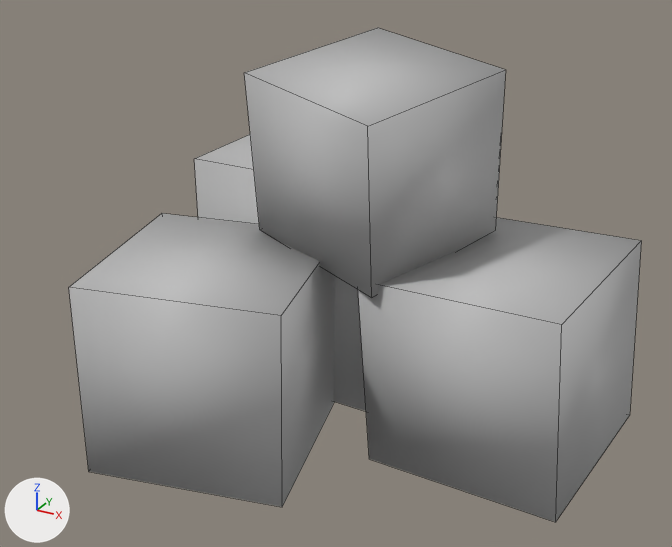
A saved change to the FBX model Assets/3D/staticMeshes/Enviroment/SM_WBT_courtBoxes_low.fbx.
Camera for both pictures: a camera (50 mm lens) standing at (5.17, -4.52, 4.49) and looking at (1.7, 1.8, 1.33). The axes (+X, +Y, +Z) are drawn at lower left. The lights are the same throughout. The first picture is the older version. Mesh edges are drawn as thin lines.

In view in the first picture: 'SM_WBT_courtBoxes_low'.
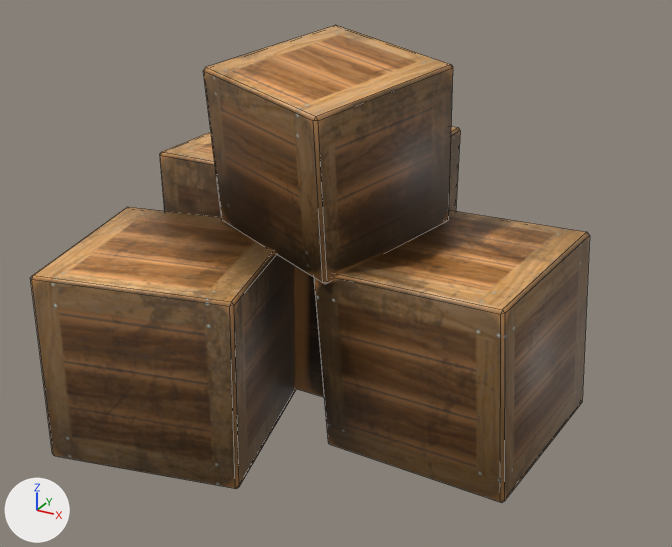
What differs and where, as boxes (x1, y1, x2, y2) in the pictures (672 x 547 px):
'SM_WBT_courtBoxes_low', reshaped, turned, rescaled, recoloured
    before: (69, 28, 641, 522)
    after: (31, 25, 590, 502)
part 1 of me_sm_wbt_courtboxes_low, deleted
    before: (358, 218, 641, 522)
part 2 of me_sm_wbt_courtboxes_low, deleted
    before: (194, 134, 366, 411)
part 3 of me_sm_wbt_courtboxes_low, deleted
    before: (244, 28, 506, 298)
part 4 of me_sm_wbt_courtboxes_low, reshaped
    before: (69, 213, 335, 507)
    after: (31, 25, 590, 502)

The change, as a list of edits to the scene's bpy script:
```text
Add img_m_wbt_boxes_basecolor_png:
    img_m_wbt_boxes_basecolor_png = load_image('M_WBT_Boxes_BaseColor.png', 'Materials/Textures/M_WBT_Boxes_BaseColor.png', 2048, 2048, 'sRGB')
Add mat_boxes:
    mat_boxes = principled_material('Boxes')
    mat_boxes.texture = img_m_wbt_boxes_basecolor_png
Change me_sm_wbt_courtboxes_low:
    used by ob_sm_wbt_courtboxes_low; location = (0.0, 0.0, 0.0); rotation_euler = (1.571, 0.0, 0.0), in degrees (90, 0, 0); scale = (0.01, 0.01, 0.01)
    remove me_sm_wbt_courtboxes_low.from_pydata(...)  # 32 vertices, 24 faces; spans x 0.0..407.0, y -6.0..322.0, z -399.0..0.0
    remove me_sm_wbt_courtboxes_low.materials.append(mat_m_wbt_courtboxes)  # grey #bcbcbc
    add me_sm_wbt_courtboxes_low.from_pydata(...)  # 96 vertices, 104 faces; spans x 0.0..4.0, y 0.0..4.0, z 0.0..3.0
    me_sm_wbt_courtboxes_low part 1: the loose piece of 8 vertices spanning x 218.0..407.0, y -6.0..174.0, z -295.0..-109.0 is deleted
    me_sm_wbt_courtboxes_low part 2: the loose piece of 8 vertices spanning x 21.0..234.0, y 0.0..213.0, z -399.0..-184.0 is deleted
    me_sm_wbt_courtboxes_low part 3: the loose piece of 8 vertices spanning x 103.0..290.0, y 150.0..322.0, z -297.0..-95.0 is deleted
    me_sm_wbt_courtboxes_low part 4
    8 vertices are removed from x 0.0..203.0, y -4.0..164.0, z -200.0..0.0
    6 faces are deleted
    96 vertices are added at x 0.0..4.0, y 0.0..4.0, z 0.0..3.0
    104 new faces join them
    add me_sm_wbt_courtboxes_low.materials.append(mat_boxes)  # picture img_m_wbt_boxes_basecolor_png
Change ob_sm_wbt_courtboxes_low:
    ob_sm_wbt_courtboxes_low.rotation_euler: (1.571, 0.0, 0.0) -> (0.0, 0.0, 0.0)  # degrees (90, 0, 0) -> degrees (0, 0, 0)
    ob_sm_wbt_courtboxes_low.scale: (0.01, 0.01, 0.01) -> (1.0, 1.0, 1.0)
```
